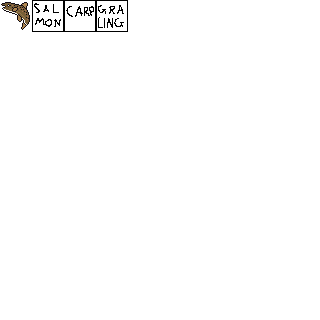
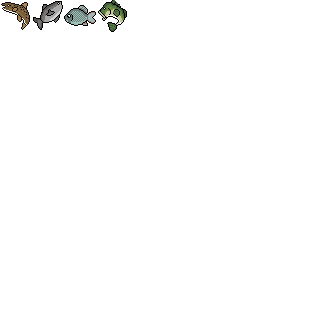
The second 320px x 320px image is a revision of the first. Changes to its layers:
removed layer "grayling" over (96, 0, 128, 32)
removed layer "Carp" over (64, 0, 96, 32)
added layer "bass" above "carp" over (98, 0, 127, 32)
added layer "carp" above "salmon" over (64, 5, 96, 26)
painted on "salmon" over (32, 0, 64, 32)
